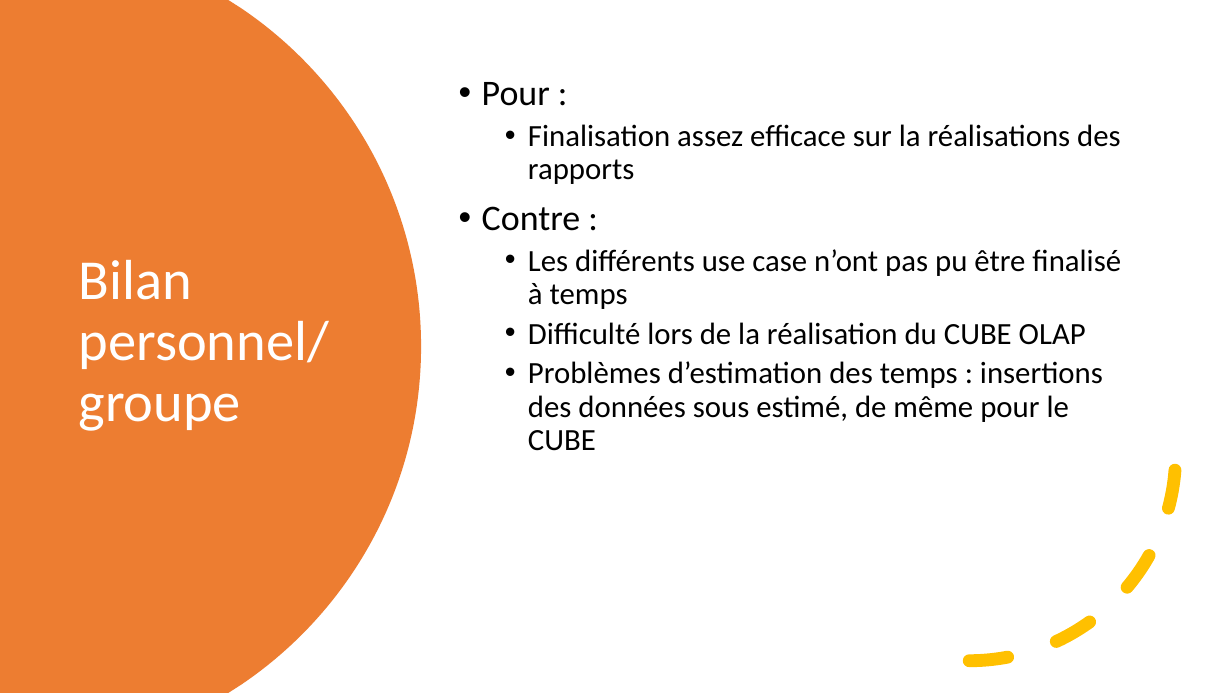
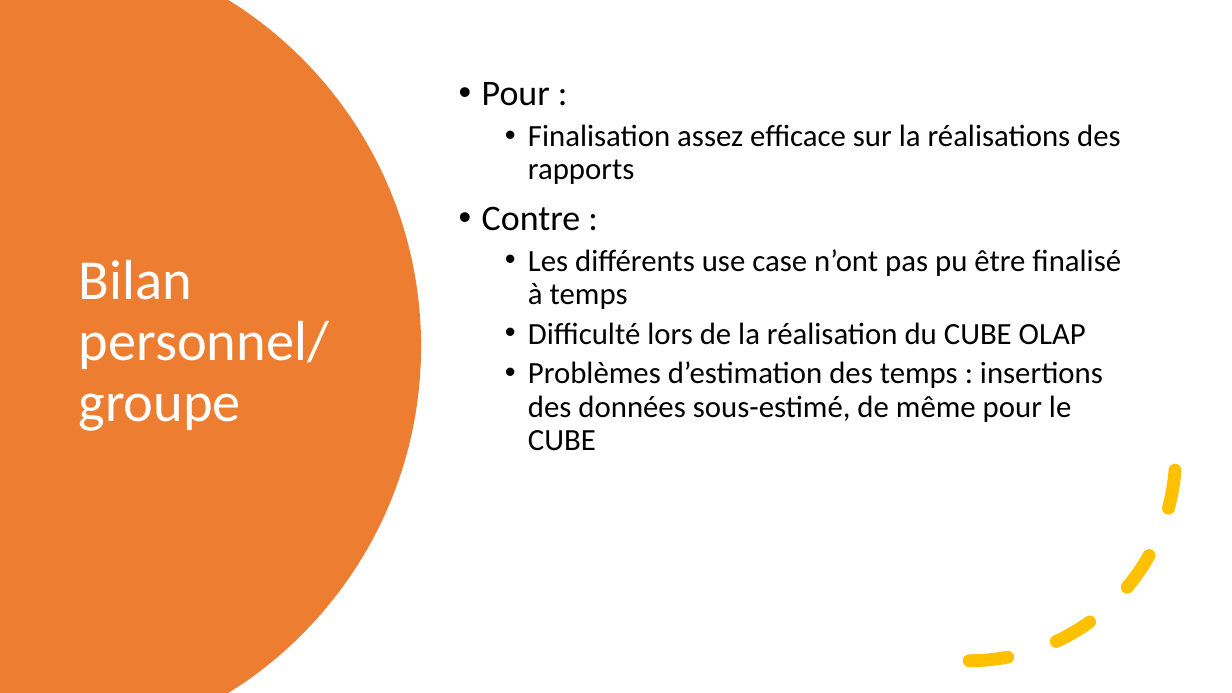
Before and after one commit to neopolitan2012/PT-LPBDD, a slide deck: slide 14 of Soutenance_PT.pptx (slide 8 before the commit). Drawn at 1232x693 pixels with LibreOffice and Linux fonts; fonts in the diff are those of the drawing. Boxes give left, top, right and bottom in pixels: in the first picture for what was removed or moved away, otherwise in the second. Text is boxed around its words. In the diff, an @@ line names an element or a change of style, - is before the commit and + after.

```diff
--- a/Soutenance_PT.pptx
+++ b/Soutenance_PT.pptx
@@ text at <box>528,361,1103,451</box>: text changed @@
-  • Problèmes d’estimation des temps : insertions des données sous estimé, de même pour le CUBE
+  • Problèmes d’estimation des temps : insertions des données sous-estimé, de même pour le CUBE
```
Also in this commit, not shown: 2 other slides changed, 6 slides added, 1 slide removed.
